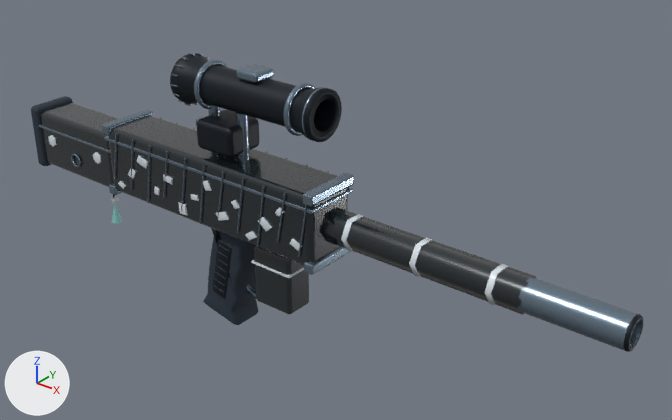
Before and after pictures for a commit that changed the glTF model assets/weapons/structural_v1/night-nacre.glb.
One viewpoint serves both versions: a 50 mm lens placed at (2.7, -2.75, 2.11), pointed at (0.36, 0.18, 0.29). Arrows for +X, +Y and +Z are at lower left; the lights stay in place. The older version comes first. Where no turn or scale is listed for an object, it has been applied to the vertices. Vertices at exactly the same position are counted once.

Names of what the first picture shows: '04_Meridian_DMR__body_Sculpt_coat', '04_Meridian_DMR__body_Sculpt_frame', '04_Meridian_DMR__body_Sculpt_grip', '04_Meridian_DMR__body_Sculpt_metal', '04_Meridian_DMR__body_Sculpt_nacre_pearl', '04_Meridian_DMR__magazine_Sculpt_coat', '04_Meridian_DMR__optic_Sculpt_frame', '04_Meridian_DMR__optic_Sculpt_metal', '04_Meridian_DMR__stock_Sculpt_coat', '04_Meridian_DMR__stock_Sculpt_grip' and 4 more.
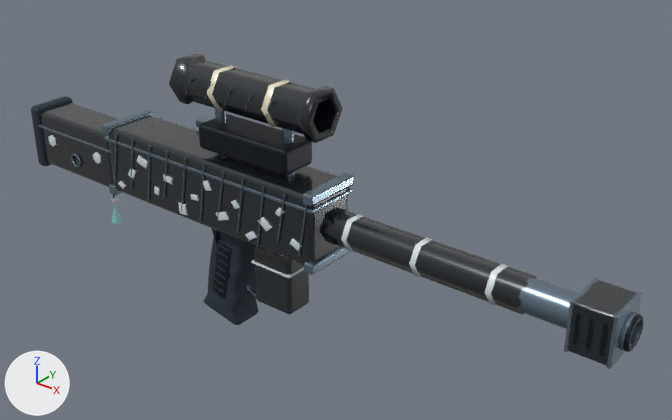
Changed parts and their boxes [x1, y1, x2, y2] in the pictures (672 x 420 px; the box of a moved part takes in the faces that stretch with it):
'04_Meridian_DMR__body_Sculpt_coat', reshaped (23% wider, 25% taller)
    before: [108, 115, 537, 315]
    after: [108, 115, 637, 366]
'04_Meridian_DMR__optic_Sculpt_frame', reshaped (34% narrower, 40% shorter)
    before: [170, 54, 342, 157]
    after: [199, 114, 312, 175]
'04_Meridian_DMR__body_Sculpt_metal', reshaped (7% taller)
    before: [102, 109, 642, 351]
    after: [102, 109, 642, 369]
'04_Meridian_DMR__optic_Sculpt_coat', added
    after: [169, 53, 343, 143]
'04_Meridian_DMR__optic_Sculpt_metal', reshaped
    before: [171, 52, 326, 161]
    after: [186, 76, 295, 176]
'04_Meridian_DMR__body_Sculpt_frame', reshaped
    before: [212, 239, 643, 352]
    after: [212, 239, 643, 356]
'04_Meridian_DMR__optic_Sculpt_pearl', added
    after: [207, 65, 291, 127]
part 1 of me_mesh_1, added
    after: [572, 314, 581, 345]
part 2 of me_mesh_1, added
    after: [585, 319, 595, 350]
part 3 of me_mesh_1, added
    after: [599, 324, 609, 356]
part 4 of me_mesh_2, added
    after: [564, 277, 599, 352]
part 5 of me_mesh_2, added
    after: [607, 292, 642, 369]
part 6 of me_mesh_3, added
    after: [574, 280, 637, 317]
part 7 of me_mesh_3, added (black)
    after: [568, 303, 614, 366]
part 8 of me_mesh_14, moved or reshaped (mostly hidden)
    before: [208, 105, 221, 117]
    after: [215, 109, 227, 123]
part 9 of me_mesh_14, moved or reshaped
    before: [236, 112, 250, 161]
    after: [282, 128, 295, 176]
part 10 of me_mesh_14, deleted
    before: [171, 52, 326, 141]
part 11 of me_mesh_14, added
    after: [186, 76, 252, 111]
part 12 of me_mesh_13, rebuilt (78% wider, 29% taller)
    before: [197, 110, 260, 157]
    after: [199, 114, 312, 175]
part 13 of me_mesh_13, deleted (black)
    before: [170, 54, 342, 142]

Edits to the bpy script that builds the scene:
```text
Change me_mesh_1:
    remove me_mesh_1.from_pydata(...)  # 430 vertices, 848 faces; spans x -0.2..1.82, y -0.09..0.09, z -0.22..0.4
    add me_mesh_1.from_pydata(...)  # 478 vertices, 920 faces; spans x -0.2..1.82, y -0.1..0.1, z -0.22..0.4
    me_mesh_1 part 1: a new loose piece, a box spanning x 1.638..1.656, y -0.105..-0.099, z 0.27..0.39, in mat_sculpt_frame (black #101922)
    me_mesh_1 part 2: a new loose piece, a box spanning x 1.688..1.706, y -0.105..-0.099, z 0.27..0.39, in mat_sculpt_frame (black #101922)
    me_mesh_1 part 3: a new loose piece, a box spanning x 1.738..1.756, y -0.105..-0.099, z 0.27..0.39, in mat_sculpt_frame (black #101922)
    other edits to the shape of me_mesh_1 do not show in these pictures
Change me_mesh_2:
    remove me_mesh_2.from_pydata(...)  # 2012 vertices, 3840 faces; spans x -0.85..1.82, y -0.15..0.15, z -0.36..0.51
    add me_mesh_2.from_pydata(...)  # 2316 vertices, 4440 faces; spans x -0.85..1.82, y -0.15..0.15, z -0.36..0.51
    me_mesh_2 part 4: a new loose piece of 152 vertices spanning x 1.61..1.62, y -0.1..0.1, z 0.23..0.44, in mat_sculpt_metal (greyish blue #7b8e9e)
    me_mesh_2 part 5: a new loose piece of 152 vertices spanning x 1.77..1.78, y -0.1..0.1, z 0.23..0.44, in mat_sculpt_metal (greyish blue #7b8e9e)
Change me_mesh_3:
    remove me_mesh_3.from_pydata(...)  # 166 vertices, 324 faces; spans x -0.83..1.41, y -0.14..0.14, z 0.16..0.5
    add me_mesh_3.from_pydata(...)  # 774 vertices, 1524 faces; spans x -0.83..1.78, y -0.14..0.14, z 0.16..0.5
    me_mesh_3 part 6: the loose piece of 152 vertices spanning x -0.83..0.47, y -0.14..0.14, z 0.16..0.5 is copied, and the copy is scaled about its middle by (0.121, 0.808, 0.0514), then moved by (1.88, 0.0, 0.09); it spans x 1.62..1.78, y -0.1..0.1, z 0.41..0.43
    me_mesh_3 part 7: the loose piece of 152 vertices spanning x -0.83..0.47, y -0.14..0.14, z 0.16..0.5 is copied, and the copy is scaled about its middle by (0.121, 0.0667, 0.626), then moved by (1.88, -0.09, 0.0); it spans x 1.62..1.78, y -0.1..-0.08, z 0.23..0.43
    other edits to the shape of me_mesh_3 do not show in these pictures
Change me_mesh_13:
    remove me_mesh_13.from_pydata(...)  # 376 vertices, 692 faces; spans x -0.36..0.44, y -0.114..0.114, z 0.53..0.924
    add me_mesh_13.from_pydata(...)  # 152 vertices, 300 faces; spans x -0.22..0.3, y -0.095..0.095, z 0.53..0.65
    me_mesh_13 part 12: the loose piece of 152 vertices spanning x -0.23..-0.01, y -0.1..0.1, z 0.53..0.67 is rebuilt with 152 vertices and now spans x -0.22..0.3, y -0.095..0.095, z 0.53..0.65
    me_mesh_13 part 13: the loose piece of 224 vertices spanning x -0.36..0.44, y -0.114..0.114, z 0.696..0.924 is deleted
Change me_mesh_14:
    remove me_mesh_14.from_pydata(...)  # 1452 vertices, 2828 faces; spans x -0.343..0.427, y -0.12..0.12, z 0.46..0.936
    add me_mesh_14.from_pydata(...)  # 312 vertices, 576 faces; spans x -0.283..0.266, y -0.091..0.091, z 0.47..0.864
    me_mesh_14 part 8: the loose piece of 26 vertices spanning x -0.227..-0.173, y -0.027..0.027, z 0.46..0.72 is moved by (0.04, 0.0, 0.01)
    me_mesh_14 part 9: the loose piece of 26 vertices spanning x -0.057..-0.003, y -0.027..0.027, z 0.46..0.72 is moved by (0.27, 0.0, 0.01)
    me_mesh_14 part 10: 21 loose pieces with 1400 vertices, spanning x -0.343..0.427, y -0.12..0.12, z 0.691..0.936, are deleted
    me_mesh_14 part 11: 104 vertices added at x -0.283..0.123, y -0.091..-0.085, z 0.774..0.864
    other edits to the shape of me_mesh_14 do not show in these pictures
Add ob_04_meridian_dmr__optic_sculpt_pearl:
    ob_04_meridian_dmr__optic_sculpt_pearl = bpy.data.objects.new('04_Meridian_DMR__optic_Sculpt_pearl', me_mesh_14_1)  # 48 vertices, 96 faces; spans x -0.136..0.216, y -0.102..0.102, z 0.722..0.898; in mat_sculpt_pearl (pale yellow #f2e9d1)
    ob_04_meridian_dmr__optic_sculpt_pearl.location = (0.0, 0.0, 0.0)
Add ob_04_meridian_dmr__optic_sculpt_coat:
    ob_04_meridian_dmr__optic_sculpt_coat = bpy.data.objects.new('04_Meridian_DMR__optic_Sculpt_coat', me_mesh_13_1)  # 48 vertices, 96 faces; spans x -0.36..0.44, y -0.116..0.116, z 0.709..0.911; in mat_sculpt_coat (black #172126)
    ob_04_meridian_dmr__optic_sculpt_coat.location = (0.0, 0.0, 0.0)
```
